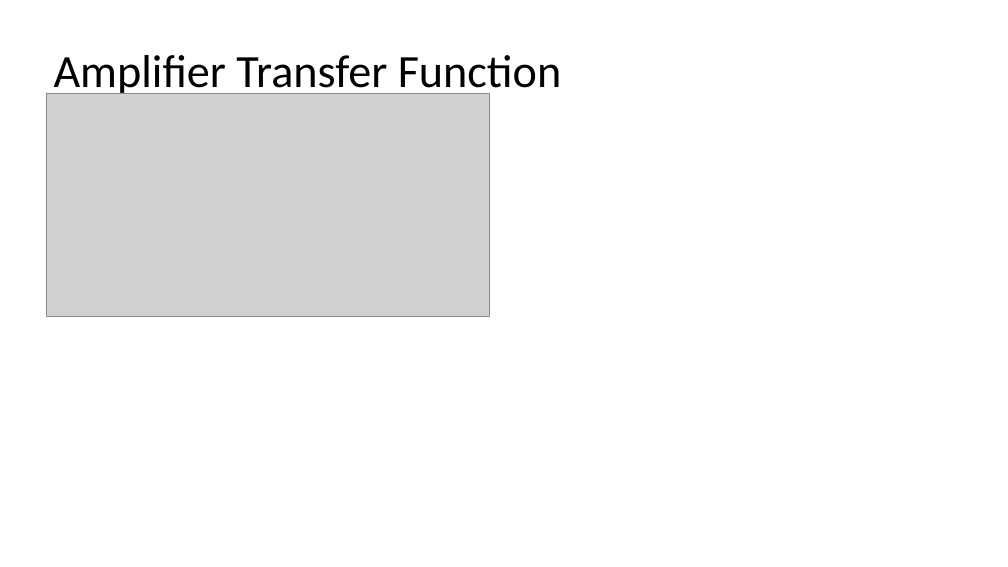
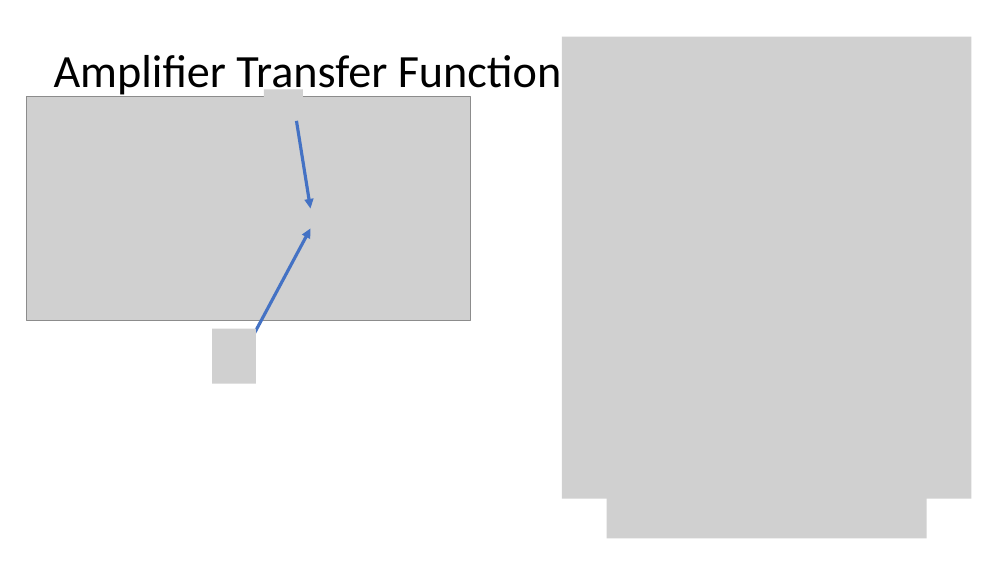
Before and after one commit to FSXAC/ELEC341, a slide deck: slide 4 of docs/report.pptx. Drawn at 1008x567 pixels with LibreOffice and Linux fonts; fonts in the diff are those of the drawing; grey boxes stand for pictures. Boxes give left, top, right and bottom in pixels: in the first picture for what was removed or moved away, otherwise in the second. Text is boxed around its words. In the diff, an @@ line names an element or a change of style, - is before the commit and + after.

```diff
--- a/docs/report.pptx
+++ b/docs/report.pptx
@@ picture added at box(562, 37, 972, 499) @@
@@ picture added at box(264, 89, 303, 143) @@
@@ picture: place and size @@
-picture at box(46, 93, 489, 316)
+picture at box(27, 97, 470, 320)
@@ arrow added from (296, 121) to (311, 209), #4472C4 3 pt @@
@@ arrow added from (249, 345) to (311, 228), #4472C4 3 pt @@
@@ picture added at box(212, 329, 256, 384) @@
@@ picture added at box(606, 484, 926, 538) @@
```
Also in this commit, not shown: 2 slides added, 1 slide removed, 1 other file.
